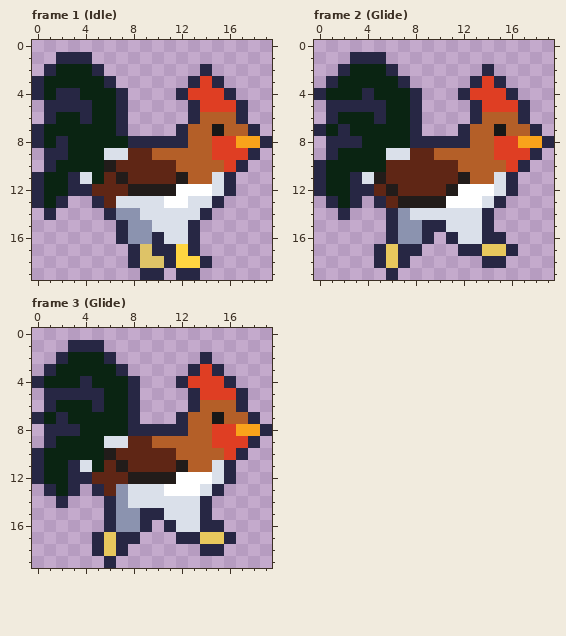
Pixel-art file: assets/sprites/chickens.aseprite. Above: the version before the commit.
20x20 pixels, 10 frames. Colours within 5 levels of each other are drawn and written as one. Shown: frame 1 (Idle), frame 2 (Glide), frame 3 (Glide). The commit also changed other frames, which this record leaves out.
New version:
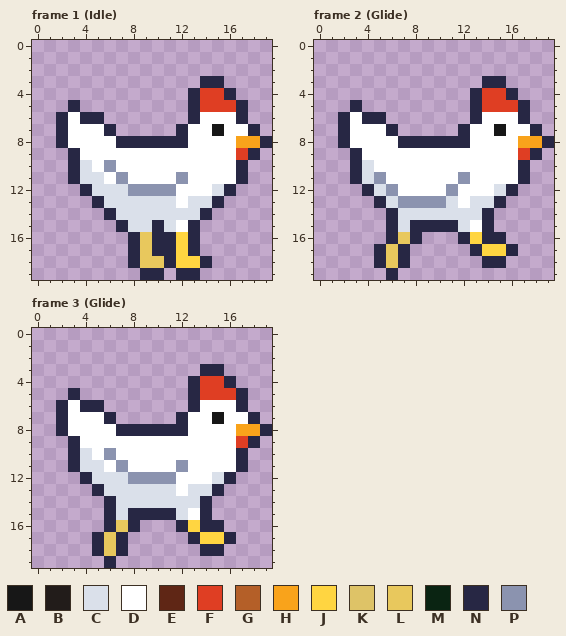
Palette (. is transparent): A #171717  B #221c1a  C #dae0ea  D #ffffff  E #5f2615  F #df3e23  G #b45f28  H #f9a31b  J #ffd541  K #dec367  L #e8c85d  M #0a2412  N #272744  P #8b93af
Difference:
layer "imro" now hidden
layer "base" now shown
--- frame 1 (Idle)
@@ x 0..19 @@
  0 ....................
- 1 ..NNN...............
- 2 .NMMMN........N.....
- 3 NMMMMMN......NFN....
- 4 NMNNMMMN....NFFFN...
- 5 .NNNNMMN.....NFFFN..
- 6 .NMMNMMN.....NGGGN..
- 7 NMMMMMMN....NGGAGGN.
- 8 NMNMMMMMNNNNNGGFFHHN
- 9 .NNMMMCCEEGGGGGFFFN.
-10 .NMMMMBEEEEEGGGGFN..
-11 NMMNCMEBEEEEBGGCN...
-12 NMMNNEEEBBBBDDDCN...
-13 NMN..NECCCCDDCCN....
-14 .N....NPPCCCCCN.....
-15 .......NPPCCCN......
-16 .......NPPNCCN......
-17 ........NKNNJN......
-18 ........NKKNJJN.....
+ 1 ....................
+ 2 ....................
+ 3 ..............NN....
+ 4 .............NFFN...
+ 5 ...N.........NFFFN..
+ 6 ..NDNN.......NDDDN..
+ 7 ..NDDDN.....NDDADDN.
+ 8 ..NDDDDNNNNNNDDDDHHN
+ 9 ...NDDDDDDDDDDDDDFN.
+10 ...NCDPDDDDDDDDDDN..
+11 ...NCCDPDDDDPDDDDN..
+12 ....NCCCPPPPDDDCN...
+13 .....NCCCCCCDCCN....
+14 ......NCCCCCCCN.....
+15 .......NCCNCDN......
+16 ........NLNNJN......
+17 ........NLNNJN......
+18 ........NLLNJJN.....
 19 .........NN.NN......
--- frame 2 (Glide)
@@ x 0..19 @@
  0 ....................
- 1 ...NNN..............
- 2 ..NMMMN.......N.....
- 3 .NMMMMMN.....NFN....
- 4 NMMMNMMMN...NFFFN...
- 5 .NNNNNMMN....NFFFN..
- 6 .NMMMNMMN....NGGGN..
- 7 NMNMMMMMN...NGGAGGN.
- 8 .NNNMMMMNNNNNGGFFHHN
- 9 .NMMMMCCEEGGGGGFFFN.
-10 NMMMMMEEEEEEGGGGFN..
-11 NMMNCBEEEEEEBGGCN...
-12 NMMNNEBEEEEBDDDCN...
-13 .NMN.NEBBBBDDDCN....
-14 ..N...NPCCCCCCN.....
-15 ......NPPNNCCCN.....
-16 ......NPPN.NCCNN....
-17 .....NLNN...NNLLN...
+ 1 ....................
+ 2 ....................
+ 3 ..............NN....
+ 4 .............NFFN...
+ 5 ...N.........NFFFN..
+ 6 ..NDNN.......NDDDN..
+ 7 ..NDDDN.....NDDADDN.
+ 8 ..NDDDDNNNNNNDDDDHHN
+ 9 ...NDDDDDDDDDDDDDFN.
+10 ...NCDDDDDDDDDDDDN..
+11 ...NCPDDDDDDPDDDDN..
+12 ....NCPDDDDPDDDCN...
+13 .....NCPPPPCDCCN....
+14 ......NCCCCCCCN.....
+15 ......NCNNNNCDN.....
+16 ......NLN...NJNN....
+17 .....NLN.....NJJN...
 18 .....NLN......NN....
--- frame 3 (Glide)
@@ x 0..19 @@
  0 ....................
- 1 ...NNN..............
- 2 ..NMMMN.......N.....
- 3 .NMMMMMN.....NFN....
- 4 NMMMNMMMN...NFFFN...
- 5 .NNNNNMMN....NFFFN..
- 6 .NMMMNMMN....NGGGN..
- 7 NMNMMMMMN...NGGAGGN.
- 8 .NNNMMMMNNNNNGGFFHHN
- 9 .NMMMMCCEEGGGGGFFFN.
-10 NMMMMMBEEEEEGGGGFN..
-11 NMMNCMEBEEEEBGGCN...
-12 NMMNNEEEBBBBDDDCN...
-13 .NMN.NEPCCCDDDCN....
-14 ..N...NPCCCCCCN.....
-15 ......NPPNNCCCN.....
-16 ......NPPN.NCCNN....
-17 .....NLNN...NNLLN...
+ 1 ....................
+ 2 ....................
+ 3 ..............NN....
+ 4 .............NFFN...
+ 5 ...N.........NFFFN..
+ 6 ..NDNN.......NDDDN..
+ 7 ..NDDDN.....NDDADDN.
+ 8 ..NDDDDNNNNNNDDDDHHN
+ 9 ...NDDDDDDDDDDDDDFN.
+10 ...NCDPDDDDDDDDDDN..
+11 ...NCCDPDDDDPDDDDN..
+12 ....NCCCPPPPDDDCN...
+13 .....NCCCCCCDCCN....
+14 ......NCCCCCCCN.....
+15 ......NCNNNNCDN.....
+16 ......NLN...NJNN....
+17 .....NLN.....NJJN...
 18 .....NLN......NN....
Where, in picture pixels (left, top, right, bottom), the same in both pictures:
changed: (32, 52, 248, 268)
changed: (314, 52, 530, 256)
changed: (32, 340, 248, 544)
